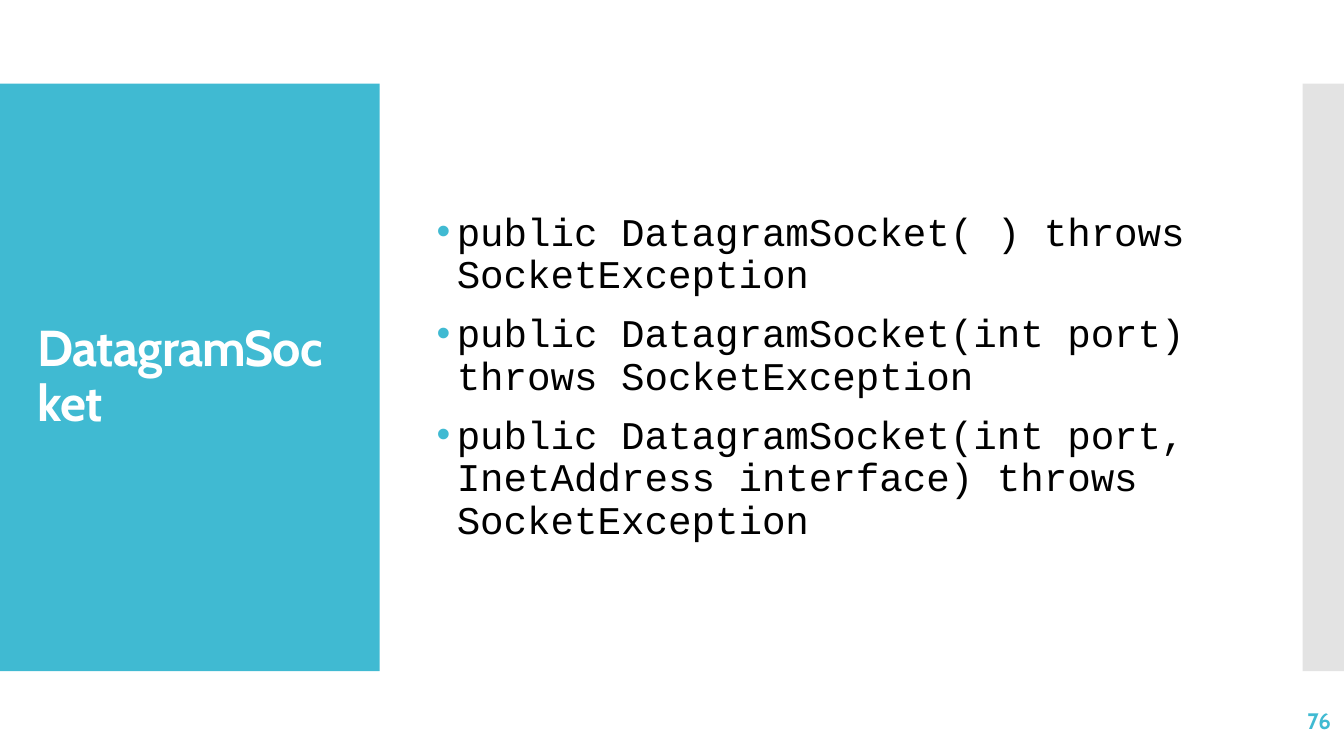
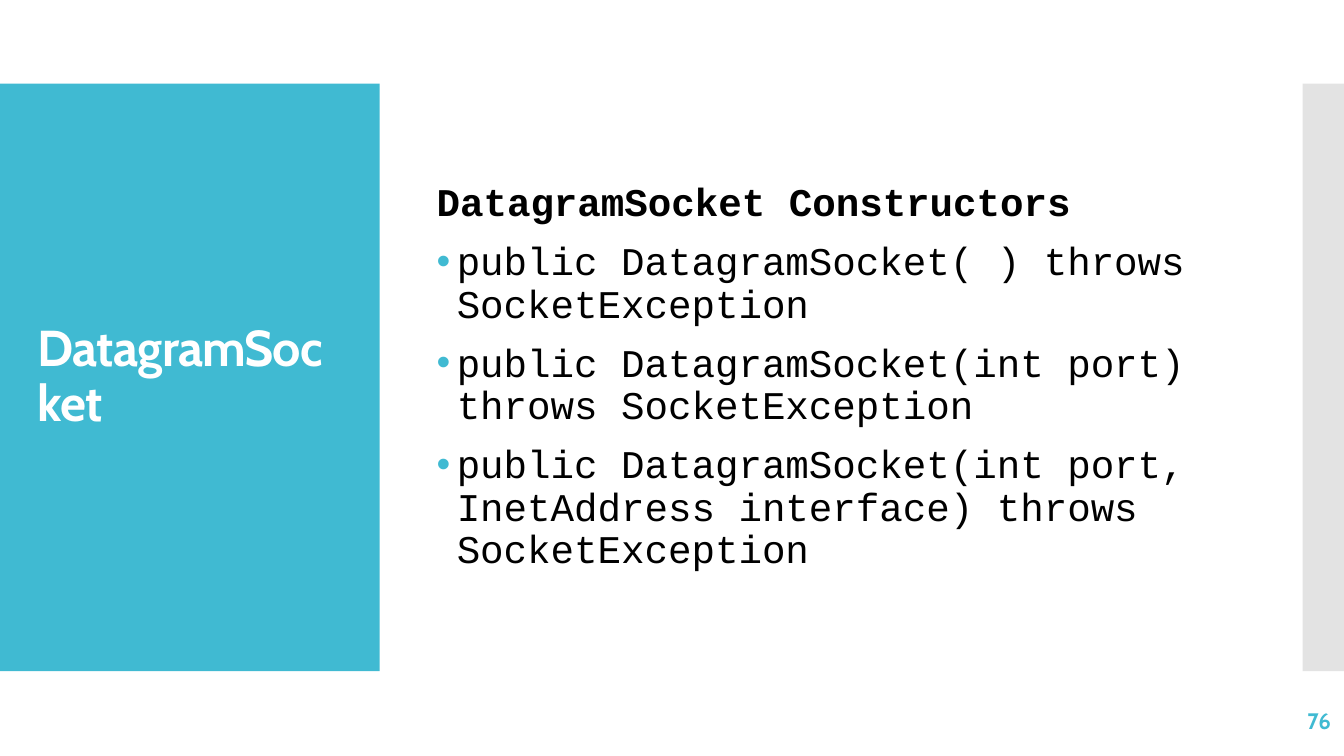
Before and after one commit to jrambasana/AJP2022-code, a slide deck: slide 76 of AJP Slides/AJP - Unit 1 - Java Networking.pptx. Drawn at 1344x756 pixels with LibreOffice and Linux fonts; fonts in the diff are those of the drawing. Boxes give left, top, right and bottom in pixels: in the first picture for what was removed or moved away, otherwise in the second. Text is boxed around its words. In the diff, an @@ line names an element or a change of style, - is before the commit and + after.

```diff
--- a/AJP Slides/AJP - Unit 1 - Java Networking.pptx
+++ b/AJP Slides/AJP - Unit 1 - Java Networking.pptx
@@ text at <box>437,188,1071,225</box>: paragraph added @@
+DatagramSocket Constructors
```
Also in this commit, not shown: 5 other slides changed.
